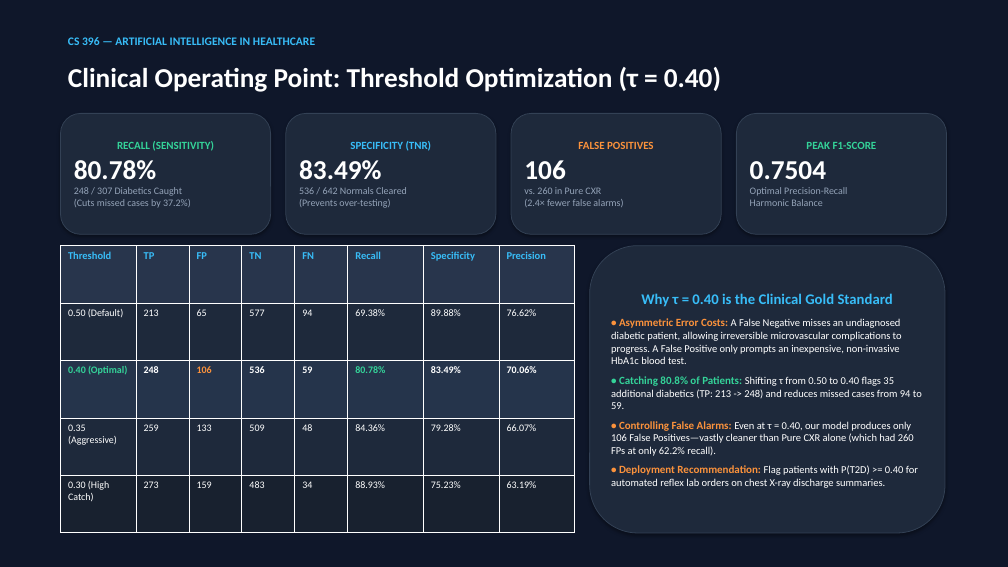
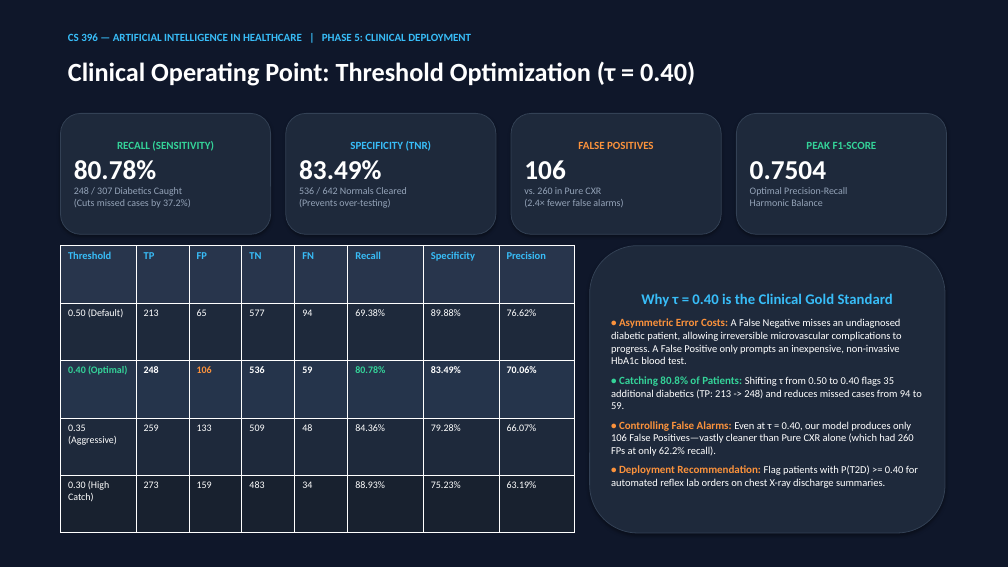
Before and after one commit to UnusualGelo/Oppurtunistic_Detection_of_Type_II_Diabetes, a slide deck: slide 9 of malek_and_angelo/malek/Malek_T2D_CNN_Presentation.pptx (slide 8 before the commit). Drawn at 1008x567 pixels with LibreOffice and Linux fonts; fonts in the diff are those of the drawing. Boxes give left, top, right and bottom in pixels: in the first picture for what was removed or moved away, otherwise in the second. Text is boxed around its words. In the diff, an @@ line names an element or a change of style, - is before the commit and + after.

Commit message:
feat(slides): add 5-phase experimental progress roadmap and phase milestone headers across all 11 slides

```diff
--- a/malek_and_angelo/malek/Malek_T2D_CNN_Presentation.pptx
+++ b/malek_and_angelo/malek/Malek_T2D_CNN_Presentation.pptx
@@ text "Clinical Operating Point: Threshold Optimization ..." at [68, 62, 695, 86]: size 26 to 25 pt @@
@@ text at [68, 33, 471, 41]: text changed; size 11 to 10.5 pt @@
-CS 396 — ARTIFICIAL INTELLIGENCE IN HEALTHCARE
+CS 396 — ARTIFICIAL INTELLIGENCE IN HEALTHCARE | PHASE 5: CLINICAL DEPLOYMENT
```
Also in this commit, not shown: 8 other slides changed, 2 slides added, 1 slide removed, 1 other file.
